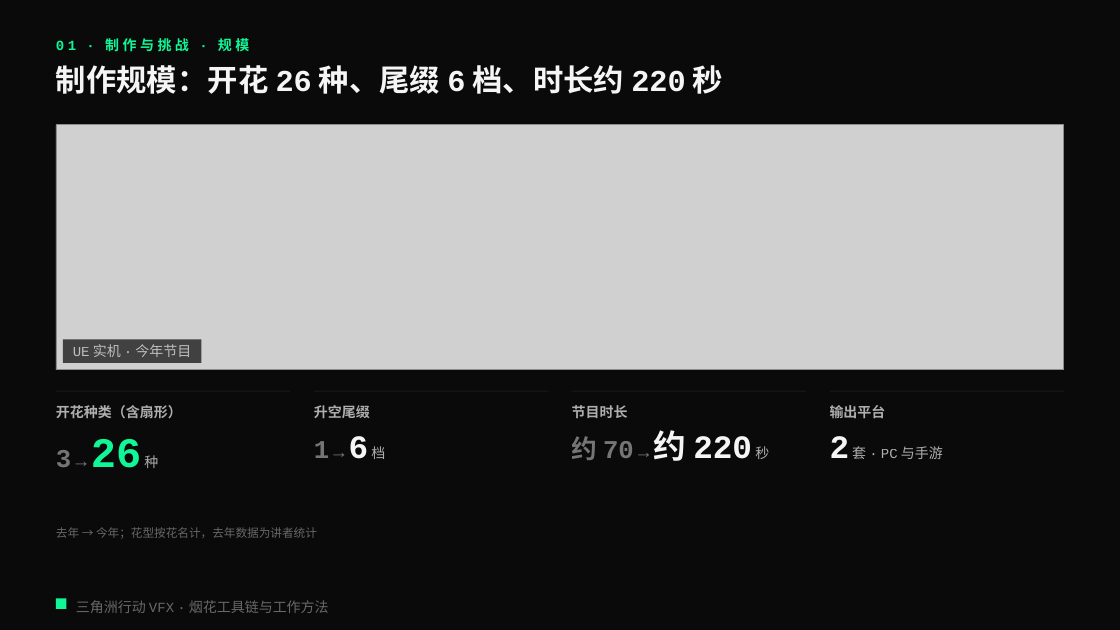
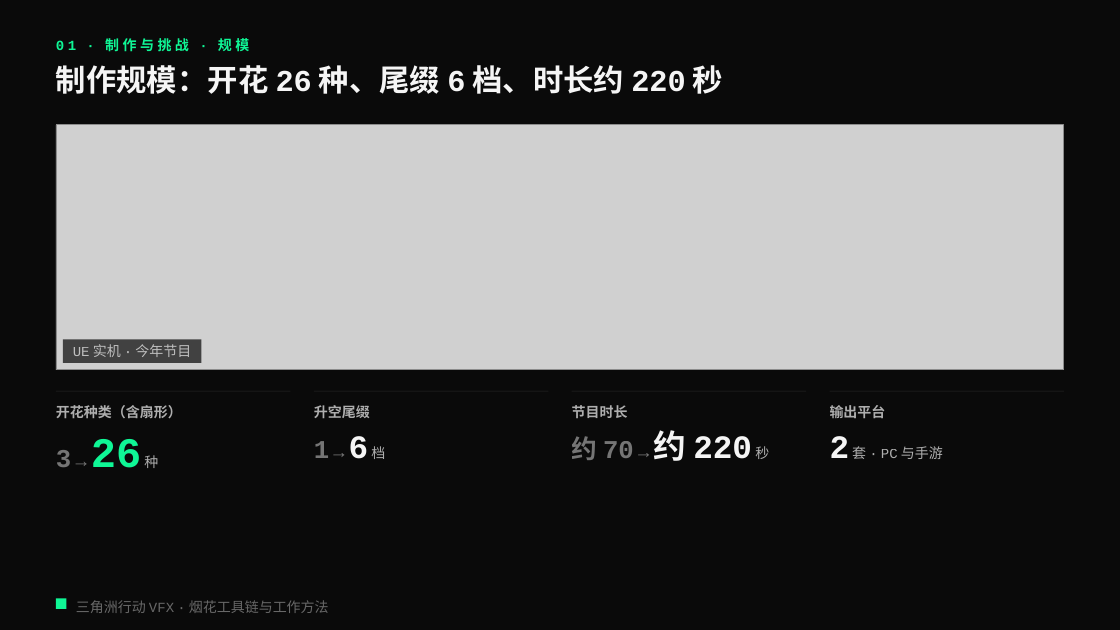
Before and after one commit to loccmaiii-lang/FireWorksLab, a slide deck: slide 2 of 协作/提示词/分享PPT交接_2026-10-29/第四版交付_云端/烟花秀AI全流程_第四版v2.pptx. Drawn at 1120x630 pixels with LibreOffice and Linux fonts; fonts in the diff are those of the drawing; grey boxes stand for pictures. Boxes give left, top, right and bottom in pixels: in the first picture for what was removed or moved away, otherwise in the second. Text is boxed around its words. In the diff, an @@ line names an element or a change of style, - is before the commit and + after.

```diff
--- a/协作/提示词/分享PPT交接_2026-10-29/第四版交付_云端/烟花秀AI全流程_第四版v2.pptx
+++ b/协作/提示词/分享PPT交接_2026-10-29/第四版交付_云端/烟花秀AI全流程_第四版v2.pptx
@@ text removed at (56, 527, 317, 539) @@
-去年 → 今年；花型按花名计，去年数据为讲者统计
```
Also in this commit, not shown: 9 other slides changed, 10 other files.
